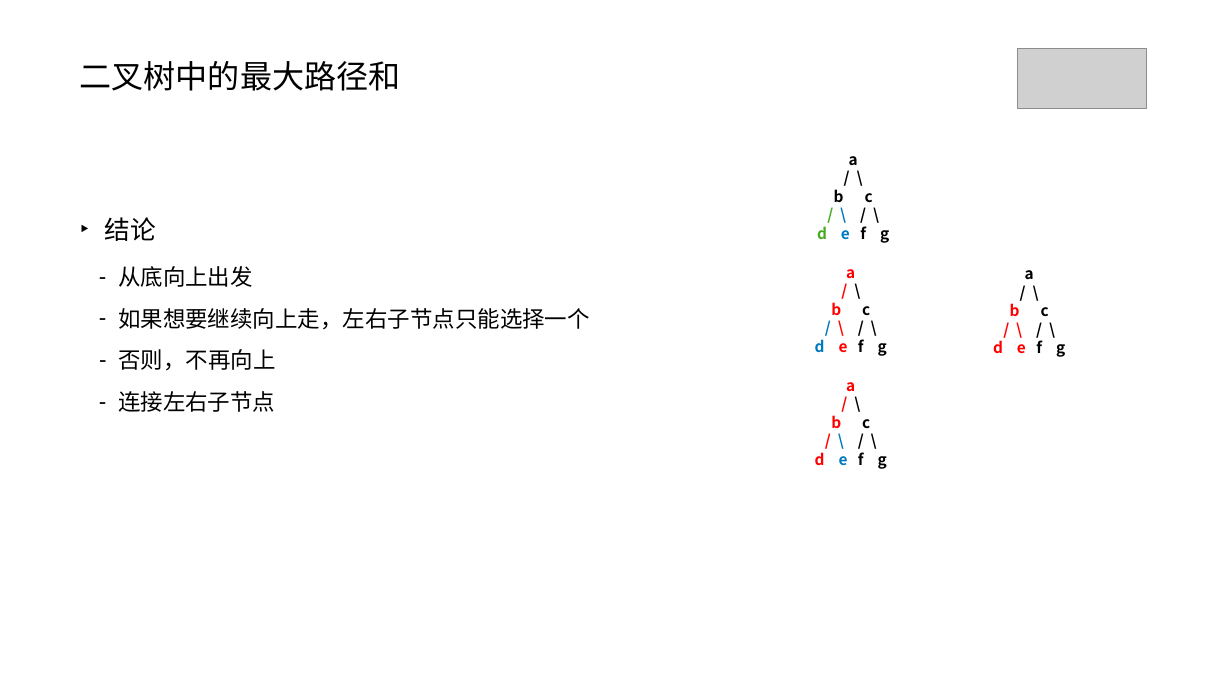
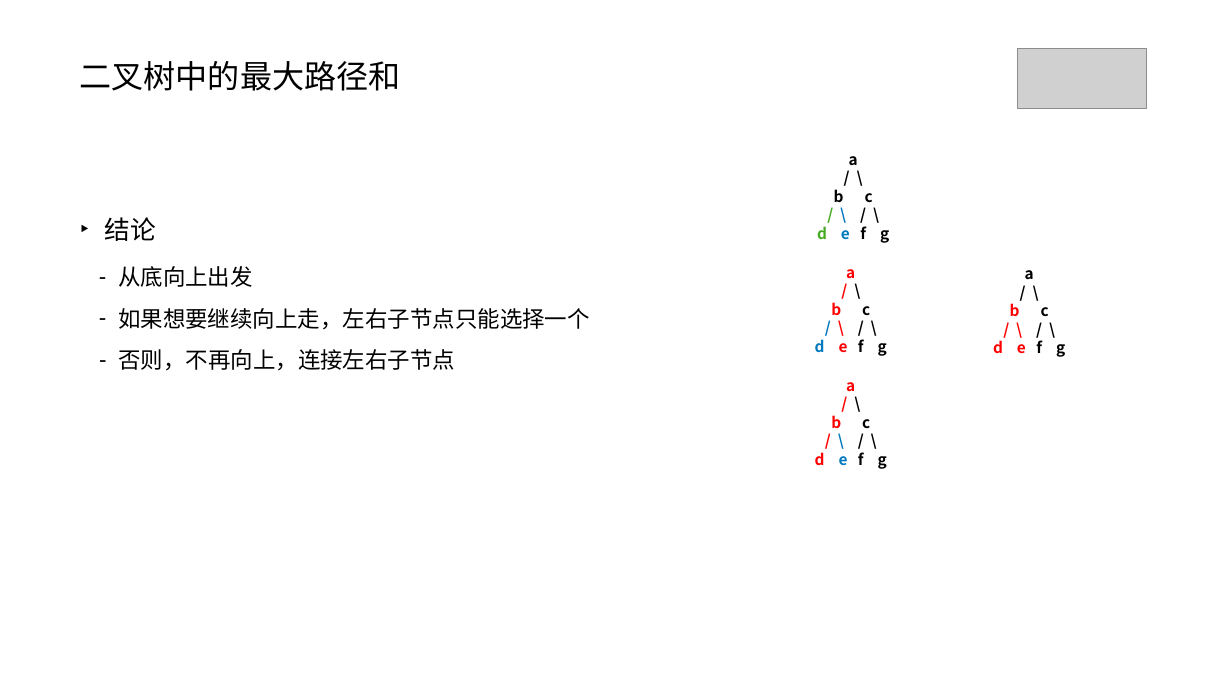
Before and after one commit to AhJo53589/leetcode-cn, a slide deck: slide 5 of problems/binary-tree-maximum-path-sum/124. binary-tree-maximum-path-sum.pptx. Drawn at 1232x693 pixels with LibreOffice and Linux fonts; fonts in the diff are those of the drawing; grey boxes stand for pictures. Boxes give left, top, right and bottom in pixels: in the first picture for what was removed or moved away, otherwise in the second. Text is boxed around its words. In the diff, an @@ line names an element or a change of style, - is before the commit and + after.

```diff
--- a/problems/binary-tree-maximum-path-sum/124. binary-tree-maximum-path-sum.pptx
+++ b/problems/binary-tree-maximum-path-sum/124. binary-tree-maximum-path-sum.pptx
@@ text at bbox=[118, 349, 455, 371]: text changed @@
-      – 否则，不再向上
+      – 否则，不再向上，连接左右子节点
@@ text removed at bbox=[118, 391, 275, 412] @@
-      – 连接左右子节点
```
Also in this commit, not shown: 1 other slide changed, 2 other files.
